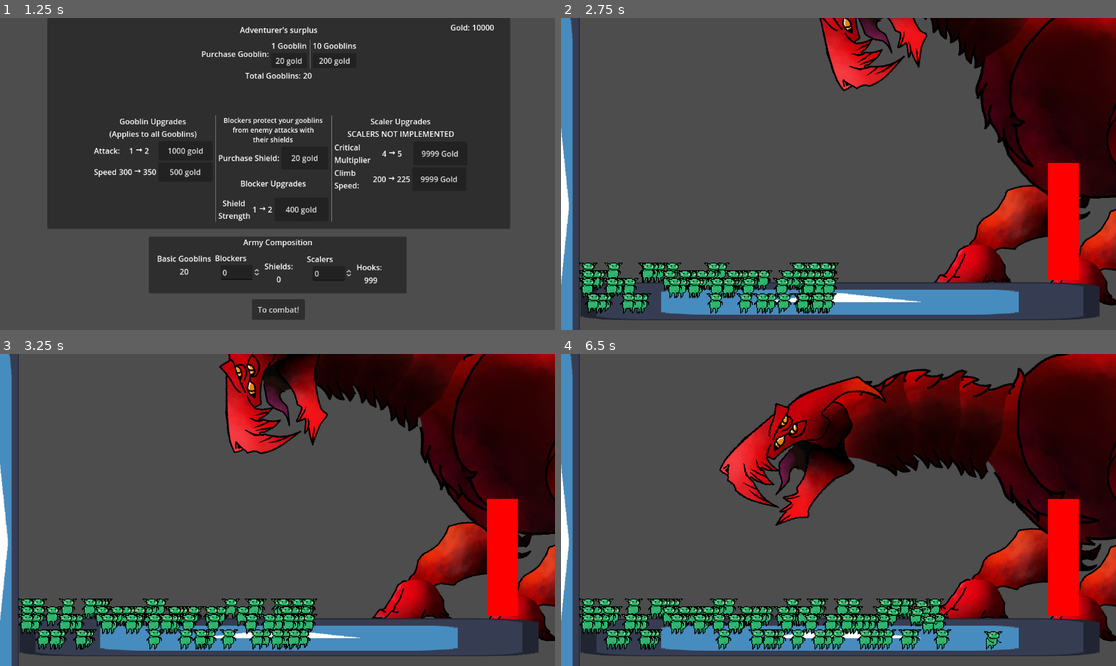
Above: before the commit, frames 1-4 (two rows, left to right).
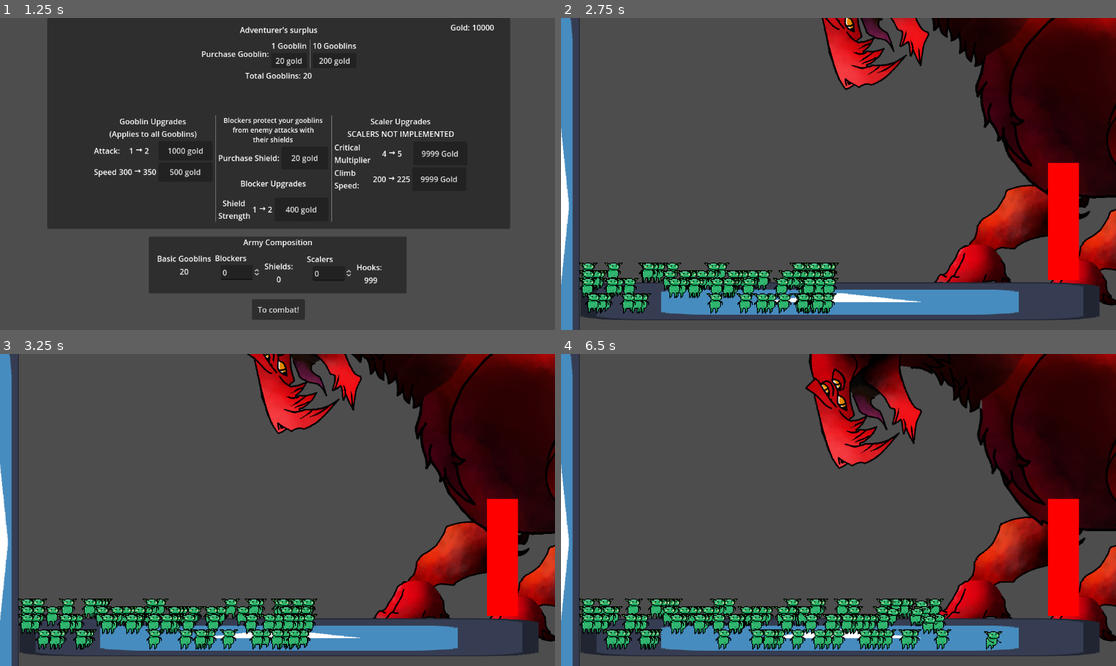
Above: after the commit, the same moments.

Repository: thecaptaincarrot/GMTK-2024-Game-Jam
Game: Godot game, scene res://main.tscn
Same seed, same stepped clock (60 frames per second), same inputs: the game is played once before the commit and once after it. The engine's default icon, where the game draws it, is replaced by a stand-in: a white triangle on a blue panel in a dark square.
Inputs:
- Up to frame 1 (1.25 s): click "New Run" at 0.5 s
- Up to frame 2 (2.75 s): click "To combat!" at 1.25 s; tap Enter at 2 s
- Up to frame 3 (3.25 s): no input
- Up to frame 4 (6.5 s): no input

Frame 1 is identical in both runs. In frame 2, 1.7% of the frame differs, in the area x 46-100%, y 0-93%; in frame 3, 9.2%; in frame 4, 22%, in the area x 28-100%, y 0-85%.
Error before the commit: Parse Error: Assignment is not allowed inside an expression. (res://Entities/Enemies/Dragon/BiteState.gd:79)

Commit message:
Dragon for the ages

Diff:
--- a/Entities/Enemies/Core/random_target_timer.gd
+++ b/Entities/Enemies/Core/random_target_timer.gd
@@ -5,6 +5,7 @@
 
 func _ready():
 	_on_timeout()
+	start(wait_time)
 
 #func restart_targeting():
 	#print("trigger")
@@ -14,3 +15,4 @@
 func _on_timeout() -> void:
 	current_retarget_time = randf_range(beast.min_retarget_time, beast.max_retarget_time)
 	wait_time = current_retarget_time
+	start(wait_time)
--- a/Entities/Enemies/Dragon/BiteState.gd
+++ b/Entities/Enemies/Dragon/BiteState.gd
@@ -7,7 +7,7 @@
 
 @export var damage := 10
 @export var attack_time := 2.0
-@export var attack_height := 80
+@export var attack_height := 40
 
 var intersecting_goobs : Array
 
@@ -28,7 +28,7 @@
 
 	var tween
 	tween = get_tree().create_tween()
-	tween.tween_property(head_pointer, "global_position", msg.global_position - Vector2(0, attack_height), attack_time).set_trans(Tween.TRANS_ELASTIC)
+	tween.tween_property(head_pointer, "global_position", Vector2(msg, 0) - Vector2(0, attack_height), attack_time).set_trans(Tween.TRANS_ELASTIC)
 	await tween.finished
 
 	## KILL
@@ -76,11 +76,12 @@
 	#print("KILLLLLL")
 	var counter = damage
 	for goob in intersecting_goobs:
-		if goob.unit_type = Gooblin.GooblinType.SHIELD:
-			if dmg > shield
-		#print("KILL")
-		if counter > 0: #and hitbox.overlaps_body(goob): #and randi_range(0,1) == 0:
+		if counter > 0:
 			print(counter)
-			#if not goob.is_dead():
 			goob.hurt(2)
 			counter -= 1
+		#if goob.unit_type == Gooblin.GooblinType.SHIELD:
+			#if counter > GooblinUpgrades.shield_health * :
+				#goob.hurt()
+				#counter -= 1
+			#else:
--- a/Entities/Enemies/Dragon/Dragon.tscn
+++ b/Entities/Enemies/Dragon/Dragon.tscn
@@ -187,6 +187,9 @@
 [node name="Beast" parent="." instance=ExtResource("1_n3g6u")]
 attack_chance = 2
 
+[node name="RandomTargetTimer" parent="Beast" index="0"]
+autostart = false
+
 [node name="StateMachine" parent="Beast" index="1"]
 initial_state = NodePath("IdleState")
 
@@ -205,9 +208,6 @@
 head_looker = NodePath("../../IKTargets/headTarget/headLookAt")
 hitbox = NodePath("../../HitboxComponent")
 attacker = NodePath("../../HitboxComponent/Attacker")
-damage = null
-attack_time = null
-attack_height = null
 animation = "bite"
 
 [node name="DeadState" type="Node" parent="Beast/StateMachine" index="3"]
@@ -222,7 +222,7 @@
 script = ExtResource("7_mcf1o")
 
 [node name="Stomper" type="CollisionShape2D" parent="Beast/HitboxComponent" index="0"]
-position = Vector2(-403.59, 271.787)
+position = Vector2(-403.591, 271.787)
 rotation = 2.88471
 scale = Vector2(0.999931, 0.999931)
 shape = SubResource("CircleShape2D_krs6l")
@@ -243,7 +243,7 @@
 
 [node name="body1" type="Bone2D" parent="Beast/SkeletonComponent" index="0"]
 position = Vector2(0, -131)
-rotation = -0.0472301
+rotation = -0.0470517
 scale = Vector2(1, 1)
 rest = Transform2D(1, 0, 0, 1, 0, -131)
 metadata/_local_pose_override_enabled_ = true
@@ -254,7 +254,7 @@
 
 [node name="body2" type="Bone2D" parent="Beast/SkeletonComponent/body1"]
 position = Vector2(-155, 9.99998)
-rotation = -0.847081
+rotation = -0.846947
 scale = Vector2(0.999961, 0.999961)
 rest = Transform2D(0.819972, -0.57234, 0.57234, 0.819972, -285, -316)
 metadata/_local_pose_override_enabled_ = true
@@ -266,7 +266,7 @@
 
 [node name="neck1" type="Bone2D" parent="Beast/SkeletonComponent/body1/body2"]
 position = Vector2(7.86707, -171.06)
-rotation = -1.38395
+rotation = -1.38413
 scale = Vector2(0.999991, 0.999991)
 rest = Transform2D(-0.562216, -0.826994, 0.826994, -0.562216, 42.1413, -37.6608)
 metadata/_local_pose_override_enabled_ = true
@@ -278,7 +278,7 @@
 
 [node name="neck2" type="Bone2D" parent="Beast/SkeletonComponent/body1/body2/neck1"]
 position = Vector2(138.933, -17.7738)
-rotation = -0.00100643
+rotation = -0.0016101
 scale = Vector2(0.999998, 0.999998)
 rest = Transform2D(0.331571, 0.94343, -0.94343, 0.331571, 257.437, -229.685)
 metadata/_local_pose_override_enabled_ = true
@@ -289,7 +289,7 @@
 remote_path = NodePath("../../../../../../Sprites/neck2")
 
 [node name="neck3" type="Bone2D" parent="Beast/SkeletonComponent/body1/body2/neck1/neck2"]
-position = Vector2(124.799, -65.9703)
+position = Vector2(124.799, -65.9702)
 rotation = 0.939563
 scale = Vector2(0.999994, 0.999994)
 rest = Transform2D(0.941018, 0.338398, -0.338398, 0.941018, -191.129, -282.871)
@@ -301,9 +301,9 @@
 remote_path = NodePath("../../../../../../../Sprites/neck3")
 
 [node name="head" type="Bone2D" parent="Beast/SkeletonComponent/body1/body2/neck1/neck2/neck3"]
-position = Vector2(-49.2274, -57.4252)
-rotation = 0.130868
-scale = Vector2(0.999988, 0.999988)
+position = Vector2(-49.2273, -57.4252)
+rotation = 0.131481
+scale = Vector2(0.999989, 0.999989)
 rest = Transform2D(0.628677, -0.777684, 0.777684, 0.628677, -358.387, -72.6546)
 metadata/_local_pose_override_enabled_ = true
 
@@ -332,7 +332,7 @@
 
 [node name="legR" type="Bone2D" parent="Beast/SkeletonComponent/body1"]
 position = Vector2(-2.99999, 24)
-rotation = -1.36314
+rotation = -1.36515
 scale = Vector2(0.999931, 0.999931)
 rest = Transform2D(0.0304358, -0.999465, 0.999465, 0.0304358, -162, 346)
 metadata/_local_pose_override_enabled_ = true
@@ -344,7 +344,7 @@
 
 [node name="shinR" type="Bone2D" parent="Beast/SkeletonComponent/body1/legR"]
 position = Vector2(-301.06, 36.1771)
-rotation = 1.50965
+rotation = 1.51366
 scale = Vector2(0.999979, 0.999979)
 rest = Transform2D(0.193043, 0.981163, -0.981163, 0.193043, -332.616, 51.6331)
 metadata/_local_pose_override_enabled_ = true
@@ -356,7 +356,7 @@
 
 [node name="footR" type="Bone2D" parent="Beast/SkeletonComponent/body1/legR/shinR"]
 position = Vector2(-117.557, 122.481)
-rotation = 3.00703
+rotation = 3.00383
 scale = Vector2(0.999993, 0.999993)
 rest = Transform2D(-0.9866, -0.163089, 0.163089, -0.9866, -263.466, 303.112)
 auto_calculate_length_and_angle = false
@@ -371,7 +371,7 @@
 
 [node name="legL" type="Bone2D" parent="Beast/SkeletonComponent/body1"]
 position = Vector2(-179.001, 53.9999)
-rotation = -1.18887
+rotation = -1.17666
 scale = Vector2(0.999908, 0.999908)
 rest = Transform2D(-0.0226775, -0.999639, 0.999639, -0.0226775, -295, 386)
 metadata/_local_pose_override_enabled_ = true
@@ -382,8 +382,8 @@
 remote_path = NodePath("../../../../Sprites/legL")
 
 [node name="shinL" type="Bone2D" parent="Beast/SkeletonComponent/body1/legL"]
-position = Vector2(-213.028, 23.9385)
-rotation = 1.64638
+position = Vector2(-213.028, 23.9384)
+rotation = 1.62071
 scale = Vector2(0.9999, 0.9999)
 rest = Transform2D(-0.371687, 0.928329, -0.928329, -0.371687, -298.095, 77.6086)
 metadata/_local_pose_override_enabled_ = true
@@ -395,8 +395,7 @@
 
 [node name="footL" type="Bone2D" parent="Beast/SkeletonComponent/body1/legL/shinL"]
 position = Vector2(-61.6268, 160.595)
-rotation = 2.60854
-scale = Vector2(1, 1)
+rotation = 2.62458
 rest = Transform2D(-0.896124, 0.44372, -0.44372, -0.896124, -170, 357.058)
 auto_calculate_length_and_angle = false
 length = 100.0
@@ -417,45 +416,45 @@
 
 [node name="body1" type="Sprite2D" parent="Beast/Sprites" index="0"]
 z_index = -50
-position = Vector2(-89.3689, -72.7503)
-rotation = -0.0468591
-scale = Vector2(0.999992, 0.999992)
+position = Vector2(-89.3682, -72.7496)
+rotation = -0.0468677
+scale = Vector2(0.999991, 0.999991)
 texture = ExtResource("9_rmtai")
 region_enabled = true
 region_rect = Rect2(1236, 1136, 484, 417)
 
 [node name="body2" type="Sprite2D" parent="Beast/Sprites" index="1"]
 z_index = -49
-position = Vector2(-258.94, -123.183)
-rotation = -0.21186
-scale = Vector2(0.999965, 0.999965)
+position = Vector2(-258.942, -123.178)
+rotation = -0.211898
+scale = Vector2(0.99996, 0.99996)
 texture = ExtResource("9_rmtai")
 region_enabled = true
 region_rect = Rect2(1298, 736, 233, 368)
 
 [node name="neck1" type="Sprite2D" parent="Beast/Sprites" index="2"]
 z_index = -48
-position = Vector2(-323.663, -273.172)
-rotation = -0.258851
-scale = Vector2(0.999956, 0.999956)
+position = Vector2(-323.666, -273.164)
+rotation = -0.258847
+scale = Vector2(0.999948, 0.999948)
 texture = ExtResource("9_rmtai")
 region_enabled = true
 region_rect = Rect2(1004, 614, 215, 228)
 
 [node name="neck2" type="Sprite2D" parent="Beast/Sprites" index="3"]
 z_index = -47
-position = Vector2(-393.793, -331.943)
-rotation = -0.419654
-scale = Vector2(0.999953, 0.999953)
+position = Vector2(-393.795, -331.936)
+rotation = -0.419616
+scale = Vector2(0.999946, 0.999946)
 texture = ExtResource("9_rmtai")
 region_enabled = true
 region_rect = Rect2(1004, 614, 215, 228)
 
 [node name="neck3" type="Sprite2D" parent="Beast/Sprites" index="4"]
 z_index = -46
-position = Vector2(-490.723, -375.255)
-rotation = -1.11554
-scale = Vector2(0.999949, 0.999949)
+position = Vector2(-490.723, -375.251)
+rotation = -1.11551
+scale = Vector2(0.999941, 0.999941)
 texture = ExtResource("9_rmtai")
 region_enabled = true
 region_rect = Rect2(1004, 614, 215, 228)
@@ -464,16 +463,16 @@
 z_index = -45
 position = Vector2(-605.353, -276.066)
 rotation = -1.20856
-scale = Vector2(0.999941, 0.999941)
+scale = Vector2(0.999933, 0.999933)
 texture = ExtResource("9_rmtai")
 region_enabled = true
 region_rect = Rect2(670, 917, 362, 251)
 
 [node name="tongue" type="Sprite2D" parent="Beast/Sprites" index="6"]
 z_index = -46
-position = Vector2(-574.426, -246.85)
+position = Vector2(-574.427, -246.851)
 rotation = -1.20856
-scale = Vector2(0.999941, 0.999941)
+scale = Vector2(0.999933, 0.999933)
 texture = ExtResource("9_rmtai")
 region_enabled = true
 region_rect = Rect2(834, 1173, 112, 119)
@@ -482,25 +481,25 @@
 z_index = -46
 position = Vector2(-528.961, -266.008)
 rotation = -0.966918
-scale = Vector2(0.999941, 0.999941)
+scale = Vector2(0.999933, 0.999933)
 texture = ExtResource("9_rmtai")
 region_enabled = true
 region_rect = Rect2(838, 1307, 150, 214)
 
 [node name="legL" type="Sprite2D" parent="Beast/Sprites" index="8"]
 z_index = -55
-position = Vector2(-180.949, 15.7197)
-rotation = 0.187684
-scale = Vector2(0.999907, 0.999907)
+position = Vector2(-180.944, 15.7196)
+rotation = 0.187666
+scale = Vector2(0.999909, 0.999909)
 texture = ExtResource("9_rmtai")
 region_enabled = true
 region_rect = Rect2(378, 845, 191, 345)
 
 [node name="shinL" type="Sprite2D" parent="Beast/Sprites" index="9"]
 z_index = -54
-position = Vector2(-255.893, 182.249)
-rotation = 0.273534
-scale = Vector2(0.999803, 0.999803)
+position = Vector2(-255.89, 182.252)
+rotation = 0.27357
+scale = Vector2(0.99981, 0.99981)
 texture = ExtResource("9_rmtai")
 region_enabled = true
 region_rect = Rect2(354, 1221, 225, 201)
@@ -508,26 +507,26 @@
 [node name="footL" type="Sprite2D" parent="Beast/Sprites" index="10"]
 z_index = -53
 position = Vector2(-382.806, 277.579)
-rotation = -0.0446421
-scale = Vector2(0.999813, 0.999813)
+rotation = -0.044642
+scale = Vector2(0.999822, 0.999822)
 texture = ExtResource("9_rmtai")
 region_enabled = true
 region_rect = Rect2(364, 1445, 207, 100)
 
 [node name="legR" type="Sprite2D" parent="Beast/Sprites" index="11"]
 z_index = -40
-position = Vector2(-4.54812, 63.5784)
-rotation = -0.000425162
-scale = Vector2(0.999925, 0.999925)
+position = Vector2(-4.54796, 63.5784)
+rotation = -0.000425176
+scale = Vector2(0.999927, 0.999927)
 texture = ExtResource("9_rmtai")
 region_enabled = true
 region_rect = Rect2(378, 845, 191, 345)
 
 [node name="shinR" type="Sprite2D" parent="Beast/Sprites" index="12"]
 z_index = -39
-position = Vector2(-41.6753, 226.811)
-rotation = 0.284044
-scale = Vector2(0.999907, 0.999907)
+position = Vector2(-41.6751, 226.811)
+rotation = 0.284048
+scale = Vector2(0.999909, 0.999909)
 texture = ExtResource("9_rmtai")
 region_enabled = true
 region_rect = Rect2(354, 1221, 225, 201)
@@ -535,8 +534,8 @@
 [node name="footR" type="Sprite2D" parent="Beast/Sprites" index="13"]
 z_index = -38
 position = Vector2(-172.214, 310.646)
-rotation = -0.0364243
-scale = Vector2(0.999898, 0.999898)
+rotation = -0.0364232
+scale = Vector2(0.9999, 0.9999)
 texture = ExtResource("9_rmtai")
 region_enabled = true
 region_rect = Rect2(364, 1445, 207, 100)
--- a/Entities/Enemies/Dragon/States/IdleState.gd
+++ b/Entities/Enemies/Dragon/States/IdleState.gd
@@ -2,9 +2,10 @@
 
 @export var head_pointer: Node2D
 
-@export var stomp_range := 400
+@export var stomp_range := 500
 
-@export var track_height := 300
+@export var bite_max_range := 700
+@export var track_height := 250
 
 #func enter(_msg):
 	#pass
@@ -28,19 +29,27 @@
 	if get("head_pointer"):
 		var tween_target
 		var state_target
-		var current_target = beast.targets.pick_random()
-		if current_target.global_position.x < beast.global_position.x - stomp_range:
-			tween_target = current_target.get_global_position() - Vector2(0, track_height)
-			state_target = "BiteState"
-		else:
-			tween_target = beast.to_global(Vector2(-585, -338))
-			state_target = "StompState"
+		#var current_target = beast.targets.pick_random()
+		var current_target
+		var msg = 0
+		var attack_to_do = 0 #randi_range(0,2)
+		match attack_to_do:
+			0:
+				current_target = randf_range(stomp_range, bite_max_range)
+				tween_target = beast.global_position + Vector2(-current_target, -track_height)
+				state_target = "BiteState"
+				printt(current_target,tween_target)
+			1:
+				tween_target = beast.to_global(Vector2(-585, -338))
+				state_target = "StompState"
+			2:
+				return
 		tween = get_tree().create_tween()
 		tween.tween_property(head_pointer,"global_position" , tween_target, beast.random_target_timer.wait_time).set_trans(Tween.TRANS_SINE)
 		await tween.finished
-		if randi_range(1,beast.attack_chance) == 1 and current_target:
+		if randi_range(1,beast.attack_chance) == 1:
 			print("gonna atack")
 			beast.random_target_timer.stop()
 			# pass the target gooblin object as the message
-			state_machine.change_to_state(state_target, current_target)
+			state_machine.change_to_state(state_target, msg)
 		#head_pointer.set_global_position(beast.current_target.get_global_position())
--- a/Entities/Enemies/Dragon/dragon.gd
+++ b/Entities/Enemies/Dragon/dragon.gd
@@ -22,6 +22,9 @@
 func _process(_delta: float) -> void:
 	attacker.global_position.x = head_pointer.global_position.x
 
+func take_damage(dmg):
+	enemy.take_damage(dmg)
+
 #func _unhandled_key_input(event: InputEvent) -> void:
 	## this is getting deleted asap
 	#if event.is_action_pressed("ui_cancel"):
